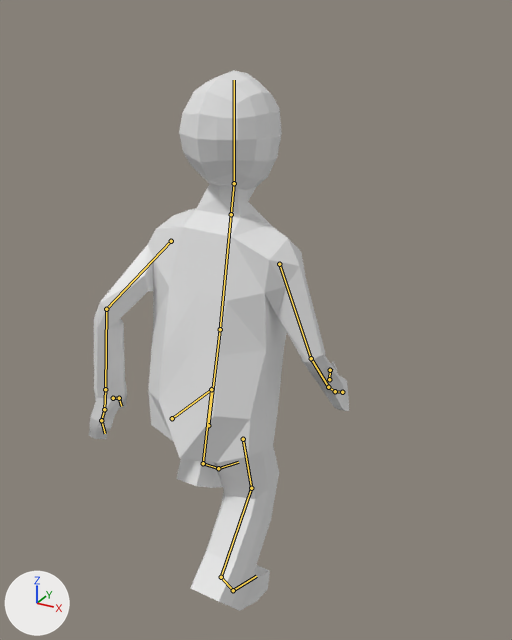
An edit to the Blender file models/heroes/omi.blend, drawn before and after from the same camera.
One viewpoint serves both versions: a 50 mm camera at (3.3, -5.55, 5.52) aimed at (0.21, 0.07, 2.71). The axes (+X, +Y, +Z) are drawn at lower left. The lights are the same throughout. Both versions are drawn at frame 17 of the action 'jumpUp'; the numbers are the values there. The bones that bend it are drawn over the model as lines.
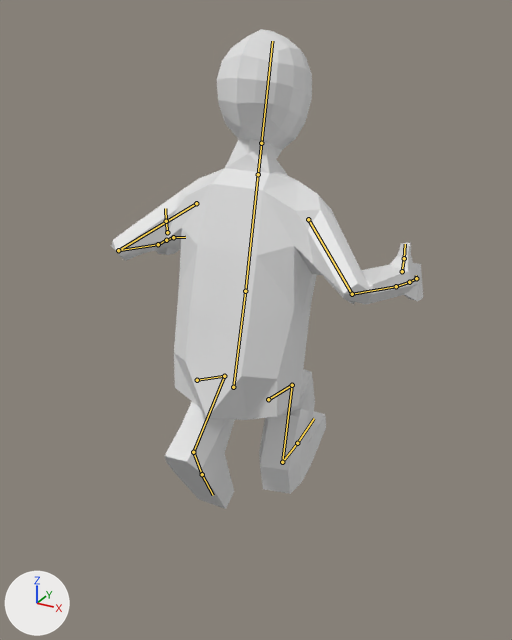
Boxes [x1, y1, x2, y2] around the edits, measured in the pictures (512 x 640 px):
```json
{"object": "Cube", "change": "posed", "before": [89, 70, 349, 611], "after": [111, 29, 423, 509], "on screen": "20% wider, 11% shorter"}
{"bone": "torso", "before": "(208, 425) to (220, 329)", "after": "(233, 387) to (245, 291)"}
{"bone": "chest", "before": "(220, 329) to (231, 214)", "after": "(245, 291) to (258, 174)"}
{"bone": "head", "before": "(234, 183) to (234, 80)", "after": "(261, 143) to (272, 41)"}
{"bone": "upper_arm.L", "before": "(171, 241) to (106, 309)", "after": "(196, 203) to (118, 250)"}
{"bone": "lower_arm.L", "before": "(106, 309) to (105, 389)", "after": "(118, 250) to (158, 244)"}
{"bone": "hand_2.L", "before": "(104, 409) to (101, 420)", "after": "(166, 240) to (173, 237)"}
{"bone": "thumb_1.L", "before": "(113, 398) to (119, 398)", "after": "(167, 232) to (166, 221)"}
{"bone": "thumb_2.L", "before": "(119, 398) to (121, 406)", "after": "(166, 221) to (165, 208)"}
{"bone": "upper_arm.R", "before": "(279, 264) to (311, 358)", "after": "(308, 219) to (352, 294)"}
{"bone": "lower_arm.R", "before": "(311, 358) to (328, 387)", "after": "(352, 294) to (396, 286)"}
{"bone": "hand_2.R", "before": "(335, 391) to (342, 392)", "after": "(409, 282) to (416, 278)"}
{"bone": "thumb_1.R", "before": "(329, 379) to (330, 370)", "after": "(402, 271) to (404, 258)"}
{"bone": "thumb_2.R", "before": "(330, 370) to (332, 368)", "after": "(404, 258) to (405, 244)"}
```

Scene script edits in JSON lines:
```json
{"block": "bone_torso", "where": "bone_torso = bpy.data.objects['Armature'].pose.bones['torso']"}
{"op": "set", "path": "bone_torso.location", "old": "(0.0, -0.11, -0.02)", "new": "(0.12, 0.22, -0.32)"}
{"op": "set", "path": "bone_torso.rotation_quaternion", "old": "(0.989, -0.145, -0.003, 0.009)", "new": "(0.991, -0.131, 0.0, 0.0)", "note": "degrees (-17, 0, 1) -> degrees (-15, 0, 0)"}
{"block": "bone_chest", "where": "bone_chest = bpy.data.objects['Armature'].pose.bones['chest']  # child of 'torso'"}
{"op": "set", "path": "bone_chest.rotation_quaternion", "old": "(0.996, -0.085, -0.011, -0.013)", "new": "(0.994, -0.113, 0.006, 0.0)", "note": "degrees (-10, -1, -1) -> degrees (-13, 1, 0)"}
{"block": "bone_head", "where": "bone_head = bpy.data.objects['Armature'].pose.bones['head']  # child of 'neck'"}
{"op": "set", "path": "bone_head.rotation_quaternion", "old": "(0.995, 0.094, 0.0, 0.0)", "new": "(1.0, 0.0, 0.0, 0.0)", "note": "degrees (11, 0, 0) -> degrees (0, 0, 0)"}
{"block": "bone_upper_arm_l", "where": "bone_upper_arm_l = bpy.data.objects['Armature'].pose.bones['upper_arm.L']  # child of 'chest'"}
{"op": "set", "path": "bone_upper_arm_l.rotation_quaternion", "old": "(0.942, -0.314, 0.072, 0.094)", "new": "(0.929, -0.035, -0.288, 0.23)", "note": "degrees (-36, 11, 8) -> degrees (-13, -31, 32)"}
{"block": "bone_lower_arm_l", "where": "bone_lower_arm_l = bpy.data.objects['Armature'].pose.bones['lower_arm.L']  # child of 'upper_arm.L'"}
{"op": "set", "path": "bone_lower_arm_l.rotation_quaternion", "old": "(0.911, 0.161, -0.095, -0.368)", "new": "(0.589, 0.271, -0.093, -0.756)", "note": "degrees (21, -3, -45) -> degrees (29, 17, -100)"}
{"block": "bone_hand_2_l", "where": "bone_hand_2_l = bpy.data.objects['Armature'].pose.bones['hand_2.L']  # child of 'hand_1.L'"}
{"op": "set", "path": "bone_hand_2_l.rotation_quaternion", "old": "(0.985, 0.136, -0.027, 0.105)", "new": "(1.0, 0.0, 0.0, 0.0)", "note": "degrees (15, -5, 12) -> degrees (0, 0, 0)"}
{"block": "bone_thumb_1_l", "where": "bone_thumb_1_l = bpy.data.objects['Armature'].pose.bones['thumb_1.L']  # child of 'hand_1.L'"}
{"op": "set", "path": "bone_thumb_1_l.rotation_quaternion", "old": "(0.888, -0.369, 0.275, -0.007)", "new": "(1.0, 0.0, 0.0, 0.0)", "note": "degrees (-49, 29, -14) -> degrees (0, 0, 0)"}
{"block": "bone_thumb_2_l", "where": "bone_thumb_2_l = bpy.data.objects['Armature'].pose.bones['thumb_2.L']  # child of 'thumb_1.L'"}
{"op": "set", "path": "bone_thumb_2_l.rotation_quaternion", "old": "(0.958, -0.275, -0.028, 0.071)", "new": "(1.0, 0.0, 0.0, 0.0)", "note": "degrees (-32, -1, 9) -> degrees (0, 0, 0)"}
{"block": "bone_upper_arm_r", "where": "bone_upper_arm_r = bpy.data.objects['Armature'].pose.bones['upper_arm.R']  # child of 'chest'"}
{"op": "set", "path": "bone_upper_arm_r.rotation_quaternion", "old": "(0.992, -0.025, 0.081, 0.092)", "new": "(0.929, -0.035, 0.288, -0.23)", "note": "degrees (-2, 10, 10) -> degrees (-13, 31, -32)"}
{"block": "bone_lower_arm_r", "where": "bone_lower_arm_r = bpy.data.objects['Armature'].pose.bones['lower_arm.R']  # child of 'upper_arm.R'"}
{"op": "set", "path": "bone_lower_arm_r.rotation_quaternion", "old": "(0.869, 0.254, -0.142, 0.4)", "new": "(0.589, 0.271, 0.093, 0.756)", "note": "degrees (22, -27, 44) -> degrees (29, -17, 100)"}
{"block": "bone_hand_2_r", "where": "bone_hand_2_r = bpy.data.objects['Armature'].pose.bones['hand_2.R']  # child of 'hand_1.R'"}
{"op": "set", "path": "bone_hand_2_r.rotation_quaternion", "old": "(0.985, 0.136, 0.027, -0.105)", "new": "(1.0, 0.0, 0.0, 0.0)", "note": "degrees (15, 5, -12) -> degrees (0, 0, 0)"}
{"block": "bone_thumb_1_r", "where": "bone_thumb_1_r = bpy.data.objects['Armature'].pose.bones['thumb_1.R']  # child of 'hand_1.R'"}
{"op": "set", "path": "bone_thumb_1_r.rotation_quaternion", "old": "(0.888, -0.369, -0.275, 0.007)", "new": "(1.0, 0.0, 0.0, 0.0)", "note": "degrees (-49, -29, 14) -> degrees (0, 0, 0)"}
{"block": "bone_thumb_2_r", "where": "bone_thumb_2_r = bpy.data.objects['Armature'].pose.bones['thumb_2.R']  # child of 'thumb_1.R'"}
{"op": "set", "path": "bone_thumb_2_r.rotation_quaternion", "old": "(0.958, -0.275, 0.028, -0.071)", "new": "(1.0, 0.0, 0.0, 0.0)", "note": "degrees (-32, 1, -9) -> degrees (0, 0, 0)"}
{"block": "bone_leg_control_l", "where": "bone_leg_control_l = bpy.data.objects['Armature'].pose.bones['leg_control.L']"}
{"op": "set", "path": "bone_leg_control_l.location", "old": "(-0.02, 0.5, 0.75)", "new": "(0.08, 0.19, 1.27)"}
{"op": "set", "path": "bone_leg_control_l.rotation_quaternion", "old": "(0.967, -0.255, -0.022, -0.009)", "new": "(0.871, -0.491, 0.0, 0.0)", "note": "degrees (-29, -3, 0) -> degrees (-59, 0, 0)"}
{"block": "bone_toes_control_l", "where": "bone_toes_control_l = bpy.data.objects['Armature'].pose.bones['toes_control.L']  # child of 'leg_control.L'"}
{"op": "set", "path": "bone_toes_control_l.rotation_quaternion", "old": "(0.994, 0.107, 0.003, -0.004)", "new": "(1.0, 0.0, 0.0, 0.0)", "note": "degrees (12, 0, 0) -> degrees (0, 0, 0)"}
{"block": "bone_leg_control_r", "where": "bone_leg_control_r = bpy.data.objects['Armature'].pose.bones['leg_control.R']"}
{"op": "set", "path": "bone_leg_control_r.location", "old": "(-0.04, -0.49, 0.39)", "new": "(0.01, 0.88, 0.71)"}
{"op": "set", "path": "bone_leg_control_r.rotation_quaternion", "old": "(0.909, -0.416, 0.005, -0.025)", "new": "(0.994, 0.111, 0.004, 0.011)", "note": "degrees (-49, -1, -3) -> degrees (13, 0, 1)"}
{"block": "bone_toes_control_r", "where": "bone_toes_control_r = bpy.data.objects['Armature'].pose.bones['toes_control.R']  # child of 'leg_control.R'"}
{"op": "set", "path": "bone_toes_control_r.rotation_quaternion", "old": "(0.954, 0.298, -0.001, -0.011)", "new": "(1.0, 0.0, 0.0, 0.0)", "note": "degrees (35, 0, -1) -> degrees (0, 0, 0)"}
```
